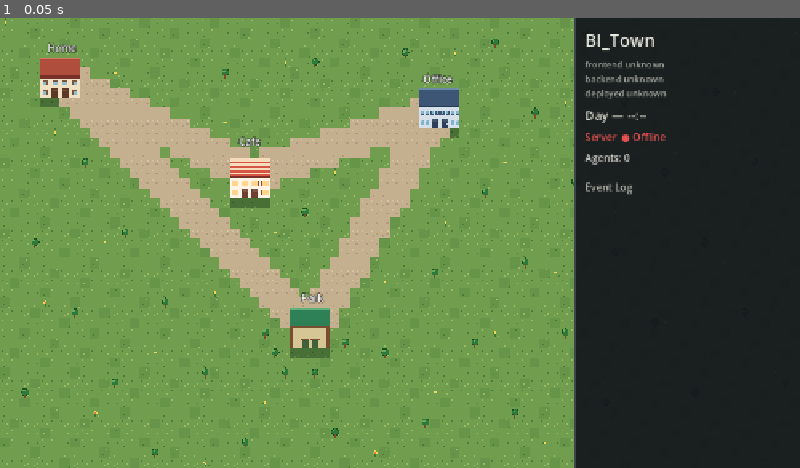
Above: before the commit, frame 1.
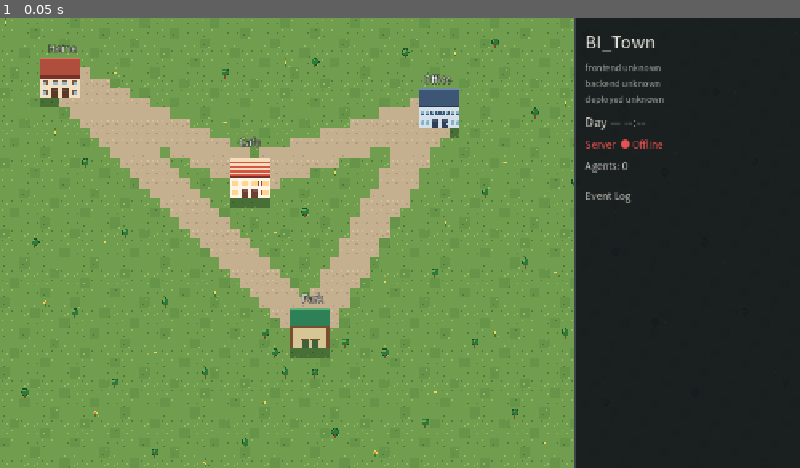
Above: after the commit, the same moment.

Repository: NYCU-Police/BI_Town
Game: Godot game, scene res://scenes/main.tscn
The game is run twice, just before and just after one commit, with the same random seed, the same clock (stepped at 60 frames per second) and the same inputs.
Inputs:
- Up to frame 1 (0.05 s): no input

The runs differ from the first frame. In frame 1, 1.3% of the frame differs, in the area x 6-84%, y 3-64%.

Commit message:
fix: render Traditional Chinese and make the event log readable
The web client had no CJK font, so speech showed as boxes. A subset Noto Sans TC is now the project font, and the log and speech bubbles use it.

Co-authored-by: Cursor <cursoragent@cursor.com>

Diff:
--- a/game/project.godot
+++ b/game/project.godot
@@ -20,3 +20,7 @@
 window/size/viewport_width=1280
 window/size/viewport_height=720
 window/stretch/mode="canvas_items"
+
+[gui]
+
+theme/custom="res://theme/game_theme.tres"
--- a/game/scenes/npc.tscn
+++ b/game/scenes/npc.tscn
@@ -1,6 +1,13 @@
-[gd_scene load_steps=2 format=3]
+[gd_scene load_steps=3 format=3]
 
 [ext_resource type="Script" path="res://scripts/npc.gd" id="1_npc"]
+
+[sub_resource type="StyleBoxFlat" id="StyleBoxFlat_bubble"]
+bg_color = Color(1, 1, 1, 1)
+corner_radius_top_left = 10
+corner_radius_top_right = 10
+corner_radius_bottom_right = 10
+corner_radius_bottom_left = 10
 
 [node name="NPC" type="Node2D"]
 script = ExtResource("1_npc")
@@ -25,16 +32,32 @@
 text = "NPC"
 horizontal_alignment = 1
 
-[node name="Speech" type="Label" parent="."]
+[node name="Speech" type="Node2D" parent="."]
+z_index = 100
 visible = false
-offset_left = -110.0
-offset_top = -78.0
-offset_right = 110.0
-offset_bottom = -36.0
-theme_override_colors/font_color = Color(1, 0.96, 0.86, 1)
-theme_override_colors/font_outline_color = Color(0, 0, 0, 1)
-theme_override_constants/outline_size = 4
-theme_override_font_sizes/font_size = 13
+position = Vector2(0, -38)
+
+[node name="Tail" type="Polygon2D" parent="Speech"]
+color = Color(1, 1, 1, 1)
+polygon = PackedVector2Array(-8, -9, 8, -9, 0, 0)
+
+[node name="Bubble" type="Panel" parent="Speech"]
+offset_left = -40.0
+offset_top = -48.0
+offset_right = 40.0
+offset_bottom = -8.0
+mouse_filter = 2
+theme_override_styles/panel = SubResource("StyleBoxFlat_bubble")
+
+[node name="Text" type="Label" parent="Speech"]
+offset_left = -30.0
+offset_top = -40.0
+offset_right = 30.0
+offset_bottom = -16.0
+mouse_filter = 2
+theme_override_colors/font_color = Color(0.12, 0.13, 0.16, 1)
+theme_override_font_sizes/font_size = 14
 text = ""
 horizontal_alignment = 1
+vertical_alignment = 1
 autowrap_mode = 3
--- a/game/scenes/ui/hud.tscn
+++ b/game/scenes/ui/hud.tscn
@@ -84,8 +84,11 @@
 layout_mode = 2
 size_flags_vertical = 3
 theme_override_colors/default_color = Color(0.82, 0.82, 0.78, 1)
+theme_override_constants/line_separation = 2
+theme_override_constants/paragraph_separation = 8
 theme_override_font_sizes/normal_font_size = 14
 bbcode_enabled = true
 text = ""
 scroll_active = true
+scroll_following = true
 script = ExtResource("2_log")
--- a/game/scripts/event_log.gd
+++ b/game/scripts/event_log.gd
@@ -10,11 +10,13 @@
 	text = ""
 
 
-func add_event(line: String, muted: bool = false) -> void:
-	var shown := line
-	if muted:
-		shown = "[color=#9a9a94]%s[/color]" % line
-	_lines.push_front(shown)
-	if _lines.size() > MAX_EVENTS:
-		_lines.resize(MAX_EVENTS)
-	text = "\n".join(_lines)
+func add_event(line: String) -> void:
+	_lines.append(line)
+	while _lines.size() > MAX_EVENTS:
+		_lines.remove_at(0)
+	text = "\n\n".join(_lines)
+	call_deferred("_follow_bottom")
+
+
+func _follow_bottom() -> void:
+	scroll_to_line(get_line_count())
--- a/game/scripts/hud.gd
+++ b/game/scripts/hud.gd
@@ -41,9 +41,9 @@
 	if typeof(events) != TYPE_ARRAY:
 		push_error("world_snapshot.events is not an array")
 		return
-	for i in range(events.size() - 1, -1, -1):
-		if typeof(events[i]) == TYPE_DICTIONARY:
-			_append_event(events[i])
+	for event in events:
+		if typeof(event) == TYPE_DICTIONARY:
+			_append_event(event)
 
 
 func apply_agent_update(data: Dictionary) -> void:
@@ -223,31 +223,68 @@
 	_agent_names[agent_id] = str(agent.get("name", agent_id))
 
 
+const _NAME_COLORS := {
+	"mina": "#e8737a",
+	"alex": "#59b8c7",
+	"rin": "#f2c759",
+}
+const _SAID_COLOR := "#d1d1cc"
+const _THOUGHT_COLOR := "#8e8e89"
+const _MOVE_COLOR := "#7a7a76"
+
+
 func _append_event(data: Dictionary) -> void:
 	if not _event_log.has_method("add_event"):
 		push_error("EventLog is missing add_event()")
 		return
-	var muted := str(data.get("event", "")) == "thought"
-	_event_log.add_event(_escape_bbcode(_format_event(data)), muted)
+	_event_log.add_event(_format_event(data))
 
 
 func _escape_bbcode(line: String) -> String:
 	return line.replace("[", "[lb]")
+
+
+func _colored_name(agent_id: String) -> String:
+	var agent_name := str(_agent_names.get(agent_id, agent_id.capitalize()))
+	var color := str(_NAME_COLORS.get(agent_id, "#d9d9d4"))
+	return "[color=%s]%s[/color]" % [color, _escape_bbcode(agent_name)]
+
+
+func _tone(text: String, color: String) -> String:
+	return "[color=%s]%s[/color]" % [color, _escape_bbcode(text)]
 
 
 func _format_event(data: Dictionary) -> String:
 	var timestamp := str(data.get("timestamp", "--:--"))
 	var agent_id := str(data.get("agent_id", ""))
-	var agent_name := str(_agent_names.get(agent_id, agent_id.capitalize()))
 	var action := str(data.get("event", ""))
+	var name := _colored_name(agent_id)
 	if action == "said":
 		var content := str(data.get("content", ""))
 		var target_id := str(data.get("target_agent_id", ""))
 		if target_id.is_empty():
-			return "%s %s 說：%s" % [timestamp, agent_name, content]
-		var target_name := str(_agent_names.get(target_id, target_id.capitalize()))
-		return "%s %s 對 %s 說：%s" % [timestamp, agent_name, target_name, content]
+			return "%s%s%s" % [
+				_tone(timestamp + " ", _SAID_COLOR),
+				name,
+				_tone("：" + content, _SAID_COLOR),
+			]
+		return "%s%s%s%s%s" % [
+			_tone(timestamp + " ", _SAID_COLOR),
+			name,
+			_tone(" → ", _SAID_COLOR),
+			_colored_name(target_id),
+			_tone("：" + content, _SAID_COLOR),
+		]
 	if action == "thought":
-		return "%s %s 想：%s" % [timestamp, agent_name, str(data.get("content", ""))]
+		return "%s%s%s" % [
+			_tone(timestamp + " ", _THOUGHT_COLOR),
+			name,
+			_tone("（想）" + str(data.get("content", "")), _THOUGHT_COLOR),
+		]
 	var location := str(data.get("location", "")).capitalize()
-	return "%s %s %s %s" % [timestamp, agent_name, action, location]
+	var verb := "抵達" if action == "entered" else "前往"
+	return "[font_size=12]%s%s%s[/font_size]" % [
+		_tone(timestamp + " ", _MOVE_COLOR),
+		name,
+		_tone(" %s %s" % [verb, location], _MOVE_COLOR),
+	]
--- a/game/scripts/npc.gd
+++ b/game/scripts/npc.gd
@@ -7,22 +7,31 @@
 	"alex": Color(0.35, 0.72, 0.78),
 	"rin": Color(0.95, 0.78, 0.35),
 }
-const SPEECH_SECONDS := 5.0
+const SPEECH_HOLD_SECONDS := 6.0
+const SPEECH_FADE_SECONDS := 0.4
 const LABEL_TOP := -32.0
 const LABEL_BOTTOM := -12.0
-const SPEECH_TOP := -78.0
-const SPEECH_BOTTOM := -36.0
 const STACK_LIFT := 22.0
+const BUBBLE_STACK := 64.0
 const BODY_STEP := 26.0
+const BUBBLE_MAX_WIDTH := 220.0
+const BUBBLE_PAD_X := 10.0
+const BUBBLE_PAD_Y := 8.0
+const TAIL_HALF_WIDTH := 8.0
+const TAIL_HEIGHT := 10.0
 
 var server_position: Vector2 = Vector2.ZERO
 var visual_offset: Vector2 = Vector2.ZERO
 var _has_server_position: bool = false
-var _speech_left: float = 0.0
+var _speech_hold: float = 0.0
+var _speech_fade: float = 0.0
 
 @onready var _body: ColorRect = $Body
 @onready var _label: Label = $Label
-@onready var _speech: Label = $Speech
+@onready var _speech: Node2D = $Speech
+@onready var _bubble: Panel = $Speech/Bubble
+@onready var _tail: Polygon2D = $Speech/Tail
+@onready var _speech_label: Label = $Speech/Text
 
 
 func server_anchor() -> Vector2:
@@ -37,10 +46,7 @@
 
 	var coords: Dictionary = pos
 	server_position = Vector2(float(coords.get("x", 0.0)), float(coords.get("y", 0.0)))
-
-	var agent_name := str(data.get("name", data.get("id", "NPC")))
-	var agent_state := str(data.get("state", ""))
-	_label.text = "%s (%s)" % [agent_name, agent_state]
+	_label.text = str(data.get("name", data.get("id", "NPC")))
 
 	var agent_id := str(data.get("id", ""))
 	if COLORS.has(agent_id):
@@ -58,8 +64,7 @@
 	var lift := STACK_LIFT * float(index)
 	_label.offset_top = LABEL_TOP - lift
 	_label.offset_bottom = LABEL_BOTTOM - lift
-	_speech.offset_top = SPEECH_TOP - lift
-	_speech.offset_bottom = SPEECH_BOTTOM - lift
+	_speech.position = Vector2(0, LABEL_TOP - 10.0 - BUBBLE_STACK * float(index))
 	_place(snap)
 
 
@@ -67,9 +72,46 @@
 	var utterance := content.strip_edges()
 	if utterance.is_empty():
 		return
-	_speech.text = utterance
+	_speech_label.text = utterance
+	_layout_bubble()
+	_speech.modulate.a = 1.0
 	_speech.visible = true
-	_speech_left = SPEECH_SECONDS
+	_speech_hold = SPEECH_HOLD_SECONDS
+	_speech_fade = 0.0
+
+
+func _layout_bubble() -> void:
+	var font := _speech_label.get_theme_font("font")
+	var font_size := _speech_label.get_theme_font_size("font_size")
+	var inner := BUBBLE_MAX_WIDTH - BUBBLE_PAD_X * 2.0
+	# WORD_SMART, so Chinese wraps on character boundaries instead of overflowing.
+	var breaks := TextServer.BREAK_MANDATORY | TextServer.BREAK_WORD_BOUND | TextServer.BREAK_ADAPTIVE
+	var measured := font.get_multiline_string_size(
+		_speech_label.text,
+		HORIZONTAL_ALIGNMENT_CENTER,
+		inner,
+		font_size,
+		-1,
+		breaks,
+	)
+	var box_w := clampf(measured.x + BUBBLE_PAD_X * 2.0, 36.0, BUBBLE_MAX_WIDTH)
+	var box_h := measured.y + BUBBLE_PAD_Y * 2.0
+	var box_bottom := -TAIL_HEIGHT
+	var box_top := box_bottom - box_h
+	var box_left := -box_w / 2.0
+	_bubble.offset_left = box_left
+	_bubble.offset_top = box_top
+	_bubble.offset_right = box_left + box_w
+	_bubble.offset_bottom = box_bottom
+	_speech_label.offset_left = box_left + BUBBLE_PAD_X
+	_speech_label.offset_top = box_top + BUBBLE_PAD_Y
+	_speech_label.offset_right = box_left + box_w - BUBBLE_PAD_X
+	_speech_label.offset_bottom = box_bottom - BUBBLE_PAD_Y
+	_tail.polygon = PackedVector2Array([
+		Vector2(-TAIL_HALF_WIDTH, box_bottom + 1.0),
+		Vector2(TAIL_HALF_WIDTH, box_bottom + 1.0),
+		Vector2(0.0, 0.0),
+	])
 
 
 func _place(snap: bool) -> void:
@@ -79,11 +121,18 @@
 
 
 func _process(delta: float) -> void:
-	if _speech_left > 0.0:
-		_speech_left -= delta
-		if _speech_left <= 0.0:
-			_speech.visible = false
-			_speech.text = ""
+	if _speech.visible:
+		if _speech_hold > 0.0:
+			_speech_hold -= delta
+			if _speech_hold <= 0.0:
+				_speech_fade = SPEECH_FADE_SECONDS
+		elif _speech_fade > 0.0:
+			_speech_fade -= delta
+			_speech.modulate.a = clampf(_speech_fade / SPEECH_FADE_SECONDS, 0.0, 1.0)
+			if _speech_fade <= 0.0:
+				_speech.visible = false
+				_speech_label.text = ""
+				_speech.modulate.a = 1.0
 	if not _has_server_position:
 		return
 	var goal := server_position + visual_offset
--- /dev/null
+++ b/game/theme/game_theme.tres
@@ -0,0 +1,7 @@
+[gd_resource type="Theme" load_steps=2 format=3]
+
+[ext_resource type="FontFile" path="res://assets/fonts/NotoSansTC-Regular.woff2" id="1_font"]
+
+[resource]
+default_font = ExtResource("1_font")
+default_font_size = 16
Binary file added: game/assets/fonts/NotoSansTC-Regular.woff2
Not shown, added: game/assets/fonts/NotoSansTC-Regular.woff2.import
Not shown, added: game/assets/fonts/OFL.txt
